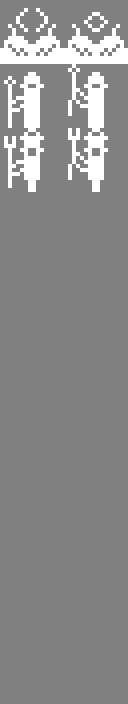
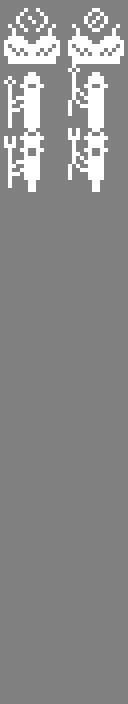
Two versions of the same layered image (128 x 704). Layer-by-layer changes:
painted on "pylon" over 0, 8, 128, 64
